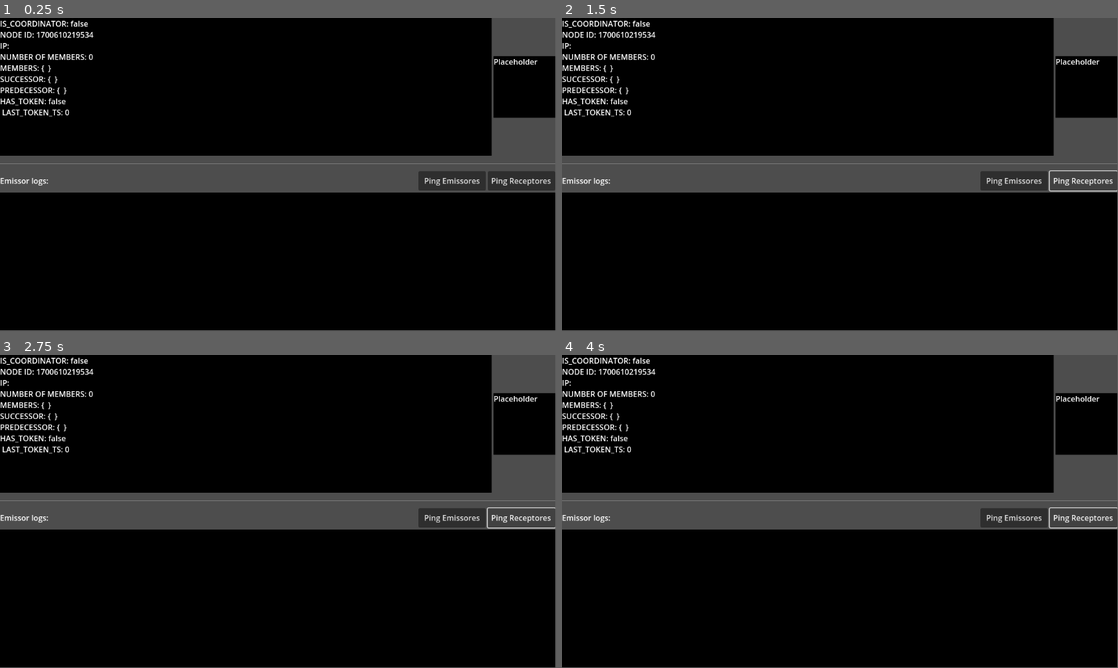
Above: before the commit, frames 1-4 (two rows, left to right).
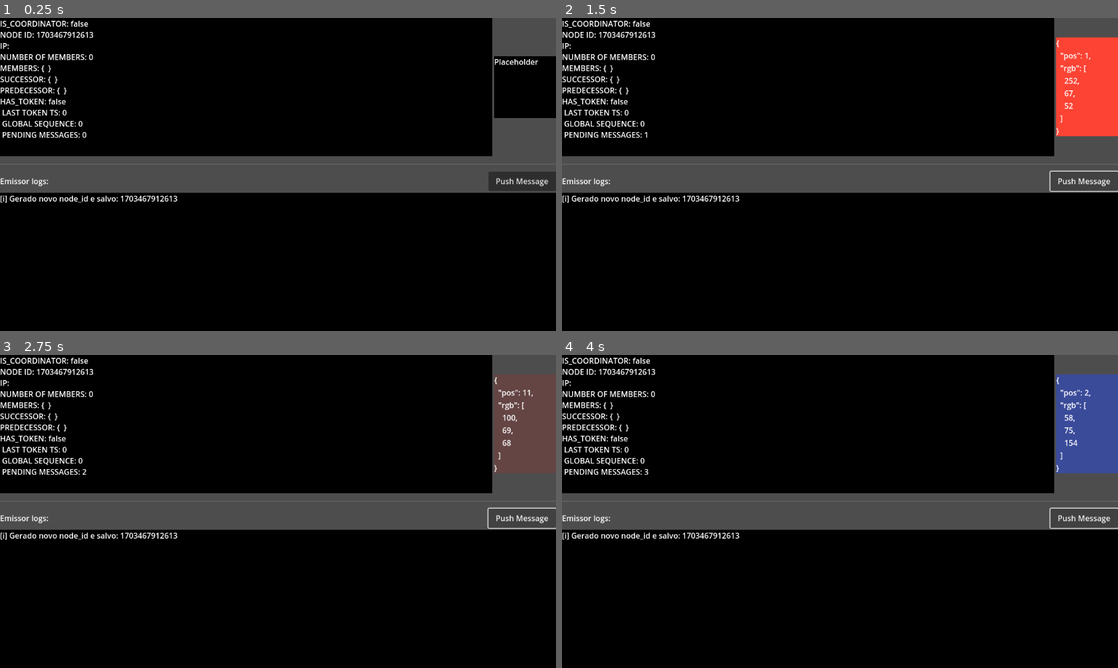
Above: after the commit, the same moments.

Repository: Luan-Daniel/atomic_difusion_demo_app
Game: Godot game, scene res://scenes/emissor.tscn
Two runs of this game, one before a commit and one after it. Both use one fixed random seed, a clock stepped at 60 frames per second and the inputs below. This scene is started directly instead of the project's main scene.
Inputs (mouse positions are in pixels of both pictures, inside the frame that each line leads up to):
- Up to frame 1 (0.25 s): no input
- Up to frame 2 (1.5 s): click (1012, 180) at 0.5 s, where only the run before the commit has a clickable "Ping Emissores"; click (1084, 180) at 1.25 s, where only the run after the commit has a clickable "Push Message"
- Up to frame 3 (2.75 s): click (522, 517) at 2 s, where only the run before the commit has a clickable "Ping Receptores"
- Up to frame 4 (4 s): click (1012, 517) at 2.75 s, where only the run before the commit has a clickable "Ping Emissores"; click (1084, 517) at 3.5 s, where only the run after the commit has a clickable "Push Message"
In our replay, the window is 799x449 before the commit and 800x450 after it. These sizes can differ from the game's own. Grey fills any space a smaller window leaves; there, only what the larger window draws over its background counts as a difference.

The runs differ from the first frame. In frame 1, 3.0% of the frame differs, in the area x 0-100%, y 0-60%; in frame 2, 6.5%; in frame 3, 5.3%; in frame 4, 6.5%.
Error before the commit: Invalid access of index '-1' on a base object of type: 'Array'. (res://scenes/emissor.gd:51)
Error after the commit: Invalid access of index '-1' on a base object of type: 'Array'. (res://scenes/emissor.gd:53)

Commit message:
melhorado

Diff:
--- a/project.godot
+++ b/project.godot
@@ -17,8 +17,8 @@
 
 [display]
 
+window/stretch/mode="viewport"
 window/stretch/aspect="expand"
-window/handheld/orientation=1
 
 [rendering]
 
--- a/scenes/emissor.gd
+++ b/scenes/emissor.gd
@@ -1,6 +1,6 @@
 extends Control
 
-var DEBUG:=false
+const DEBUG:=false
 
 #region Nós e Estados Principais
 @export var log_ndi :RichTextLabel = null
@@ -21,7 +21,7 @@
 var interface :Dictionary = {"name":"", "friendly":"", "index":-1, "addresses":[]}
 
 # Identidade e membership
-var node_id :String= str(get_unix_time_in_ms() + randi())
+var node_id     := ""
 var members     := {} # { node_id: {ip, port}, ... }
 var predecessor := {} # { node_id, ip, port }
 var successor   := {}
@@ -29,9 +29,10 @@
 var PORT        :int= 9321
 
 # Token e filas
+var global_seq    :int = 0   # contador global do token
 var have_token    :bool= false
 var last_token_ts :int= 0
-var pending_msgs  :Array[PackedByteArray]= []
+var pending_msgs  :Array[String]= []
 var token_id      :int= 0
 var token_retries := 0
 var pending_token_to_send := {}   # { token_id, ip, port }
@@ -45,7 +46,8 @@
 
 #region Setup inicial e JOIN
 func _ready():
-	# 0) Encontra meu IPv4 (Não muito bom)
+	# 0) Gera node_id e encontra meu IPv4 (Não muito bom)
+	_load_or_generate_node_id()
 	for addr in interface.addresses:
 		if addr.count(".") == 3: my_ip = addr
 	if my_ip.is_empty(): my_ip = interface.addresses[-1]
@@ -81,6 +83,22 @@
 
 	# 3) Anunciar entrada
 	_send_control("JOIN_REQ", { "node_id":node_id, "port":PORT })
+
+func _load_or_generate_node_id() -> void:
+	var node_id_file := OS.get_user_data_dir().path_join("node_id.cfg")
+	if FileAccess.file_exists(node_id_file):
+		var file = FileAccess.open(node_id_file, FileAccess.READ)
+		if file:
+			node_id = file.get_line().strip_edges()
+			log_line("[i] Carregado node_id de disco: %s" % node_id)
+		file.close()
+	else:
+		node_id = str(get_unix_time_in_ms() + randi())
+		var file = FileAccess.open(node_id_file, FileAccess.WRITE)
+		if file:
+			file.store_line(node_id)
+			log_line("[i] Gerado novo node_id e salvo: %s" % node_id)
+		file.close()
 #endregion
 
 #region Envio e Recepção de Controle
@@ -149,7 +167,6 @@
 		CtrlType.PING:
 			log_line("[debug] _on_message_received: Heartbeat no anel.", true)
 			_send_control("PONG", {"node_id":node_id}, sender_ip, body.port)
-
 		CtrlType.PONG:
 			log_line("[debug] _on_message_received: PONG.", true)
 			# quem respondeu está vivo
@@ -157,20 +174,26 @@
 
 		# 5) Chegou token
 		CtrlType.TOKEN:
+			# 5.1) Marcar posse
 			log_line("[debug] _on_message_received: Chegou token.", true)
 			have_token = true
 			last_token_ts = get_unix_time_in_ms()
 			token_timeout_timer.start()
-			# 5.1) Envia confirmação ao remetente
+			global_seq = body.sequence
+
+			# 5.2) Envia confirmação ao remetente
 			var ack_body = { "token_id": body.token_id, "from_id": node_id }
 			_send_control("TOKEN_ACK", ack_body, sender_ip, port)
-			# 5.2) Processa entrega
+			# 5.3) Processa entrega
 			_deliver_pending()
 		CtrlType.TOKEN_ACK:
 			# quem passou token recebeu a confirmação
-			if body.token_id == pending_token_to_send.token_id:
-				token_ack_timer.stop()
-				pending_token_to_send.clear()
+			if pending_token_to_send.has("token_id"):
+				if body.token_id == pending_token_to_send.token_id:
+					token_ack_timer.stop()
+					pending_token_to_send.clear()
+			else:
+				log_line("[warn] TOKEN_ACK recebido, mas sem token pendente para confirmar.")
 #endregion
 
 #region Heartbeat & Detecção de Falhas
@@ -255,13 +278,17 @@
 	token_id += 1
 
 func _send_token(data:Dictionary)->void:
-	var body = { "token_id": data.token_id }
+	var body = {
+		"token_id": data.token_id,
+		"sequence": data.global_seq
+		}
 	_send_control("TOKEN", body, data.ip, data.port)
 	token_ack_timer.start()
 
 func _pass_token()->void:
 	pending_token_to_send = {
 		"token_id": token_id,
+		"global_seq": global_seq,
 		"ip": successor.ip,
 		"port": successor.port
 	}
@@ -269,24 +296,21 @@
 	_send_token(pending_token_to_send)
 	have_token = false
 
+# Entrega mensagens na fila.
 func _deliver_pending()->void:
-	# cria mensagem aleatoria
-	var msg := {
-	"pos": randi_range(0, 11),
-	"rgb": [
-		randi_range(0, 255),
-		randi_range(0, 255),
-		randi_range(0, 255)]
-	}
-	var color := Color(msg.rgb[0]/255.0, msg.rgb[1]/255.0, msg.rgb[2]/255.0)
-	color_ndi.set_color(color)
-	pos_ndi.set_text(JSON.stringify(msg, "  "))
-	pending_msgs.append(JSON.stringify(msg).to_utf8_buffer())
+	# Atualmente cria mensagem aleatoria e coloca na fila.
+	set_random_msg()
 
 	log_line("[debug] _deliver_pending", true)
-	# envia todas as mensagens ao grupo receptor
-	for buf in pending_msgs:
-		group_mngr.send_message(buf, rgroup_ip, PORT)
+	# Envia todas as mensagens ao grupo receptor
+	for msg in pending_msgs:
+		global_seq += 1
+		var msg_packet = {
+			"seq": global_seq,
+			"payload": msg
+		}
+		var json_buf = JSON.stringify(msg_packet).to_utf8_buffer()
+		group_mngr.send_message(json_buf, rgroup_ip, PORT)
 	pending_msgs.clear()
 	_pass_token()
 
@@ -320,12 +344,28 @@
 	line += "\n"
 	log_ndi.text += line
 
+func set_random_msg()->void:
+	var msg := {
+	"pos": randi_range(0, 11),
+	"rgb": [
+		randi_range(0, 255),
+		randi_range(0, 255),
+		randi_range(0, 255)]
+	}
+	var color := Color(msg.rgb[0]/255.0, msg.rgb[1]/255.0, msg.rgb[2]/255.0)
+	color_ndi.set_color(color)
+	pos_ndi.set_text(JSON.stringify(msg, "  "))
+	pending_msgs.append(JSON.stringify(msg))
+
 func update_status()->void:
 	var n_members := members.size()
 	var is_coordinator := _get_coordinator_id()==node_id
 	status_ndi.set_text(
-	"IS_COORDINATOR: {}\nNODE ID: {}\nIP: {}\nNUMBER OF MEMBERS: {}\nMEMBERS: {}\nSUCCESSOR: {}\nPREDECESSOR: {}\nHAS_TOKEN: {}\n LAST_TOKEN_TS: {}"
-	.format([is_coordinator, node_id, my_ip, n_members, members, successor, predecessor, have_token, last_token_ts], "{}"))
+	"IS_COORDINATOR: {}\nNODE ID: {}\nIP: {}\nNUMBER OF MEMBERS: {}\nMEMBERS: {}\nSUCCESSOR: {}\nPREDECESSOR: {}\nHAS_TOKEN: {}\n LAST TOKEN TS: {}\n GLOBAL SEQUENCE: {}\n PENDING MESSAGES: {}"
+	.format([is_coordinator, node_id, my_ip, n_members, members, successor, predecessor, have_token, last_token_ts, global_seq, pending_msgs.size()], "{}"))
 
 func _process(_delta):
 	update_status()
+
+func _on_push_message_button_down():
+	set_random_msg()
--- a/scenes/emissor.tscn
+++ b/scenes/emissor.tscn
@@ -71,15 +71,10 @@
 size_flags_horizontal = 3
 text = "Emissor logs:"
 
-[node name="PingEmissorButton" type="Button" parent="VBoxContainer/HBoxContainer"]
+[node name="PushMessage" type="Button" parent="VBoxContainer/HBoxContainer"]
 custom_minimum_size = Vector2(140, 40)
 layout_mode = 2
-text = "Ping Emissores"
-
-[node name="PingReceptorButton" type="Button" parent="VBoxContainer/HBoxContainer"]
-custom_minimum_size = Vector2(140, 40)
-layout_mode = 2
-text = "Ping Receptores"
+text = "Push Message"
 
 [node name="Log" type="RichTextLabel" parent="VBoxContainer"]
 layout_mode = 2
@@ -95,3 +90,5 @@
 grow_horizontal = 2
 grow_vertical = 2
 color = Color(0, 0, 0, 1)
+
+[connection signal="button_down" from="VBoxContainer/HBoxContainer/PushMessage" to="." method="_on_push_message_button_down"]
--- a/scenes/receptor.gd
+++ b/scenes/receptor.gd
@@ -1,4 +1,6 @@
 extends Control
+
+const DEBUG:=false
 
 @export var log_ndi :RichTextLabel = null
 @export var grid_ndi :Control = null
@@ -9,6 +11,11 @@
 var rgroup_ip  :String = "" # Ip do grupo de servidores receptores
 var network_interface:Dictionary = {"name":"", "friendly":"", "index":-1, "addresses":[]}
 
+# Handler de mensagens
+var next_expected_seq := 1
+var holdback_buffer   := {} # {seq (int):payload (Variant)}
+@onready var holdback_timer = Timer.new()
+
 func _ready():
 	if _egroup_ip.is_empty() || rgroup_ip.is_empty():
 		breakpoint # Não recebeu valores esperados
@@ -17,21 +24,39 @@
 	add_child(group_mngr)
 	var err := group_mngr.join_group()
 	if err<0:
-		log_ndi.text += "[!] Falhou em entrar no grupo, err:{}.\n".format([err],"{}")
+		log_line("[!] Falhou em entrar no grupo, err:{}.".format([err],"{}"))
 		breakpoint
-	log_ndi.text += "[i] Entrou no grupo com sucesso.\n"
+	log_line("[i] Entrou no grupo com sucesso.")
 	group_mngr.cast_message("CTRL:PING".to_utf8_buffer())
 
 	var response_timer := Timer.new()
-	response_timer.wait_time = 1.0  # Wait 3 seconds
+	response_timer.wait_time = 1.0
 	response_timer.one_shot = true
 	response_timer.autostart = true
 	response_timer.timeout.connect(func():
-		if message_count==0: log_ndi.text += "[i] Ninguém respondeu o ping dentro de 3s.\n"
+		if message_count==0: log_line("[i] Ninguém respondeu o ping dentro de 3s.")
 		else:
-			log_ndi.text += "[i] {} membros responderam ao ping: {}\n".format([message_count, group_mngr.get_members()], "{}")
+			log_line("[i] {} membros responderam ao ping: {}\n".format([group_mngr.get_members().size(), group_mngr.get_members()], "{}"))
 	)
 	add_child(response_timer)
+
+	holdback_timer.wait_time = 2.0
+	holdback_timer.one_shot = false
+	add_child(holdback_timer)
+	holdback_timer.start()
+	holdback_timer.timeout.connect(_on_holdback_timer)
+
+func _on_holdback_timer()->void:
+	if holdback_buffer.size() > 5:
+		log_line("[i] Mais de 5 mensagens no buffer, limpando...")
+		var buffered_seqs := holdback_buffer.keys()
+		buffered_seqs.sort()
+		for _seq in buffered_seqs:
+			if _seq >= next_expected_seq:
+				var p = holdback_buffer[_seq]
+				handle_payload(p)
+				next_expected_seq = _seq+1
+			holdback_buffer.erase(_seq)
 
 func _process(_delta):
 	pass
@@ -40,23 +65,52 @@
 func _on_message_received(message: PackedByteArray, sender_ip: String, port :int)->void:
 	message_count+=1
 	var msg := message.get_string_from_utf8()
-	log_ndi.text += "[{}:{}] `{}`\n".format([sender_ip, port, msg], "{}")
+	log_line("[{}:{}] `{}`".format([sender_ip, port, msg], "{}"))
 
 	var json := JSON.new()
 	var parse_result := json.parse(msg)
 	if parse_result != OK: return
 	var data = json.get_data()
+	if typeof(data) == TYPE_DICTIONARY and data.has_all(["seq", "payload"]):
+		var seq     :int= data["seq"]
+		var payload :Variant= data["payload"]
+
+		if seq == next_expected_seq:
+			handle_payload(payload)
+			next_expected_seq += 1
+			while holdback_buffer.has(next_expected_seq):
+				var p = holdback_buffer[next_expected_seq]
+				holdback_buffer.erase(next_expected_seq)
+				handle_payload(p)
+				next_expected_seq += 1
+		elif seq > next_expected_seq:
+			holdback_buffer[seq] = payload
+		# se seq < next_expected_seq: duplicata ou atrasada, ignora
+
+func handle_payload(payload: Variant)->void:
+	var msg := payload as String
+	var json := JSON.new()
+	var parse_result := json.parse(msg)
+	if parse_result != OK: return
+	var data = json.get_data()
 	if typeof(data) == TYPE_DICTIONARY and data.has_all(["pos", "rgb"]):
-		var pos = data["pos"]
-		var rgb = data["rgb"]
-		var color := Color(
-			int(rgb[0]) /255.0,
-			int(rgb[1]) /255.0,
-			int(rgb[2]) /255.0
-		)
-		grid_ndi.change_rect(pos, color)
-		return
+		on_color_payload(data)
 
+func on_color_payload(data: Dictionary)->void:
+	var pos = data["pos"]
+	var rgb = data["rgb"]
+	var color := Color(
+		int(rgb[0]) /255.0,
+		int(rgb[1]) /255.0,
+		int(rgb[2]) /255.0
+	)
+	grid_ndi.change_rect(pos, color)
 
 func _on_ping_button_button_down():
 	group_mngr.cast_message("CTRL:PING".to_utf8_buffer())
+
+func log_line(line:String, is_debug:bool=false)->void:
+	if (is_debug&&!DEBUG): return
+	print(line)
+	line += "\n"
+	log_ndi.text += line
